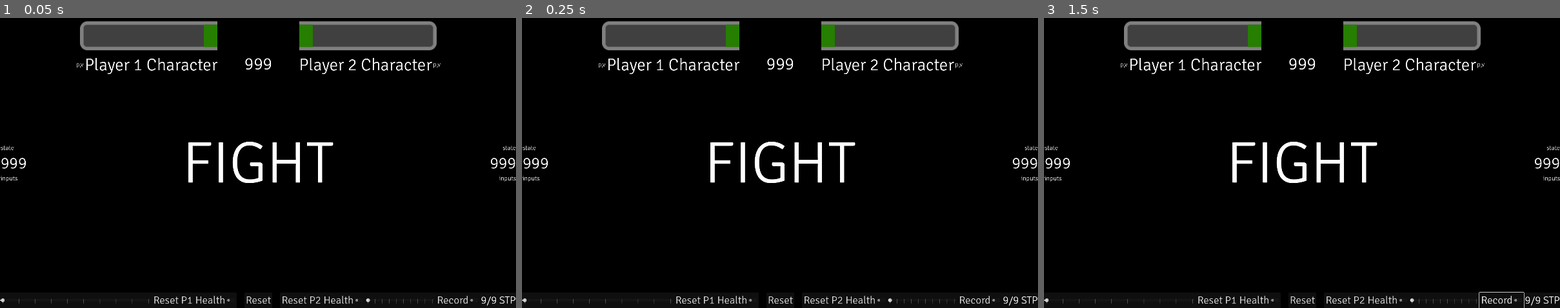
Above: before the commit, frames 1-3 (left to right).
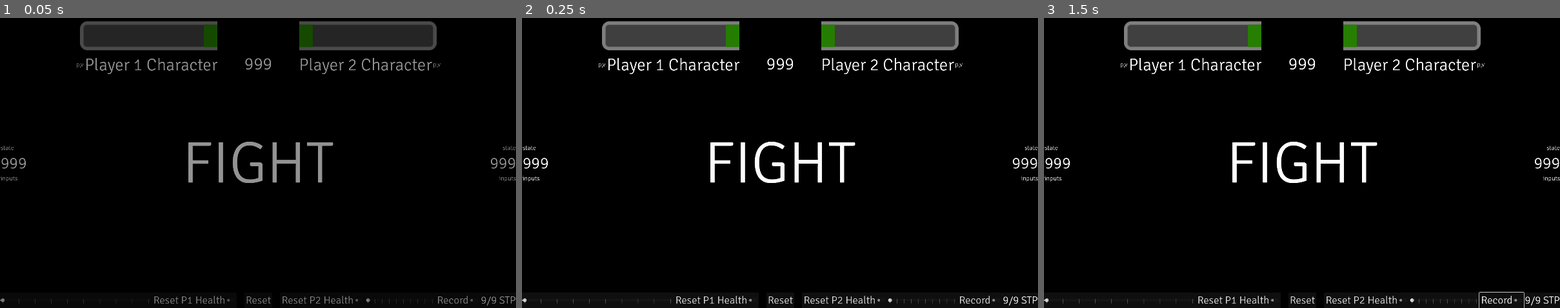
Above: after the commit, the same moments.

Repository: SHyguymoll/FightingGameEngine
Game: Godot game, scene res://scenes/Game.tscn
Same seed, same stepped clock (60 frames per second), same inputs: the game is played once before the commit and once after it. This scene is started directly instead of the project's main scene. The engine's default icon, where the game draws it, is replaced by a stand-in: a white triangle on a blue panel in a dark square.
Inputs:
- Up to frame 1 (0.05 s): no input
- Up to frame 2 (0.25 s): no input
- Up to frame 3 (1.5 s): click "Record" at 0.5 s; click "Record" at 1.25 s

The runs differ from the first frame. In frame 1, 7.7% of the frame differs, in the area x 0-100%, y 1-100%; in frame 2, less than 0.1%; in frame 3, nothing differs.
Error before the commit: Invalid call. Nonexistent function 'instantiate' in base 'Nil'. (res://scripts/main_game.gd:198)
Error after the commit: Invalid call. Nonexistent function 'instantiate' in base 'Nil'. (res://scripts/main_game.gd:209)

Commit message:
added "smooth transitions"

Diff:
--- a/scenes/Game.tscn
+++ b/scenes/Game.tscn
@@ -16,6 +16,15 @@
 projection = 1
 current = true
 size = 3.5
+
+[node name="SmoothTransitionLayer" type="CanvasLayer" parent="."]
+layer = 100
+
+[node name="ColorRect" type="ColorRect" parent="SmoothTransitionLayer"]
+offset_right = 1920.0
+offset_bottom = 1080.0
+mouse_filter = 2
+color = Color(0, 0, 0, 0)
 
 [node name="HUD" type="CanvasLayer" parent="."]
 layer = 10
--- a/scripts/main_game.gd
+++ b/scripts/main_game.gd
@@ -44,11 +44,21 @@
 var p1_combo := 0
 var p2_combo := 0
 enum moments {
+	FADE_IN,
 	INTRO,
 	GAME,
-	ROUND_END
+	ROUND_END,
+	FADE_OUT,
 }
-var moment := moments.INTRO
+enum CameraModes {
+	ORTH_BALANCED = 0,
+	ORTH_PLAYER1,
+	ORTH_PLAYER2,
+	PERS_BALANCED,
+	PERS_PLAYER1,
+	PERS_PLAYER2,
+}
+var moment := moments.FADE_IN
 
 @onready var round_element = preload("res://scenes/RoundElement.tscn")
 enum round_change_types {
@@ -194,6 +204,7 @@
 
 
 func _ready():
+	$SmoothTransitionLayer/ColorRect.color = Color(0, 0, 0, 1)
 	reset_hitstop()
 	stage = Content.stage_resource.instantiate()
 	add_child(stage)
@@ -210,14 +221,6 @@
 const CAMERA_PERSPECTIVE = 0
 const CAMERA_ORTH = 1
 
-enum CameraModes {
-	ORTH_BALANCED = 0,
-	ORTH_PLAYER1,
-	ORTH_PLAYER2,
-	PERS_BALANCED,
-	PERS_PLAYER1,
-	PERS_PLAYER2
-}
 
 func camera_control(mode: int):
 	$Camera3D.projection = CAMERA_ORTH if mode < CameraModes.PERS_BALANCED else CAMERA_PERSPECTIVE
@@ -579,6 +582,11 @@
 func _physics_process(_delta):
 	camera_control(camera_mode)
 	match moment:
+		moments.FADE_IN:
+			move_inputs_and_iterate(true)
+			$SmoothTransitionLayer/ColorRect.color.a = lerpf($SmoothTransitionLayer/ColorRect.color.a, 0.0, 0.25)
+			if is_zero_approx($SmoothTransitionLayer/ColorRect.color.a):
+				moment = moments.INTRO
 		moments.INTRO:
 			move_inputs_and_iterate(true)
 			if p1._post_intro() and p2._post_intro():
@@ -605,19 +613,19 @@
 			if p1._post_outro() and p2._in_defeated_state():
 				GameGlobal.p1_wins += 1
 				if GameGlobal.p1_wins < GameGlobal.win_threshold:
-					get_tree().reload_current_scene()
+					moment = moments.FADE_OUT
 				else:
 					print("game ended with a p1 victory, restarting anyways")
 					GameGlobal.p1_wins = 0
-					get_tree().reload_current_scene()
+					moment = moments.FADE_OUT
 			elif p1._in_defeated_state() and p2._post_outro():
 				GameGlobal.p2_wins += 1
 				if GameGlobal.p2_wins < GameGlobal.win_threshold:
-					get_tree().reload_current_scene()
+					moment = moments.FADE_OUT
 				else:
 					print("game ended with a p2 victory, restarting anyways")
 					GameGlobal.p2_wins = 0
-					get_tree().reload_current_scene()
+					moment = moments.FADE_OUT
 			elif p1._in_defeated_state() and p2._in_defeated_state():
 				if (
 					GameGlobal.p1_wins == GameGlobal.win_threshold - 1
@@ -626,11 +634,16 @@
 					print("game ended on a draw, restarting anyways")
 					GameGlobal.p1_wins = 0
 					GameGlobal.p2_wins = 0
-					get_tree().reload_current_scene()
+					moment = moments.FADE_OUT
 				else:
 					GameGlobal.p1_wins = GameGlobal.win_threshold - 1
 					GameGlobal.p2_wins = GameGlobal.win_threshold - 1
-					get_tree().reload_current_scene()
+					moment = moments.FADE_OUT
+		moments.FADE_OUT:
+			$SmoothTransitionLayer/ColorRect.color.a = lerpf($SmoothTransitionLayer/ColorRect.color.a, 1.0, 0.25)
+			if is_zero_approx($SmoothTransitionLayer/ColorRect.color.a - 1.0):
+				get_tree().reload_current_scene()
+
 
 func _on_p1_health_reset_switch_toggled(toggled_on):
 	p1_reset_health_on_drop = toggled_on
